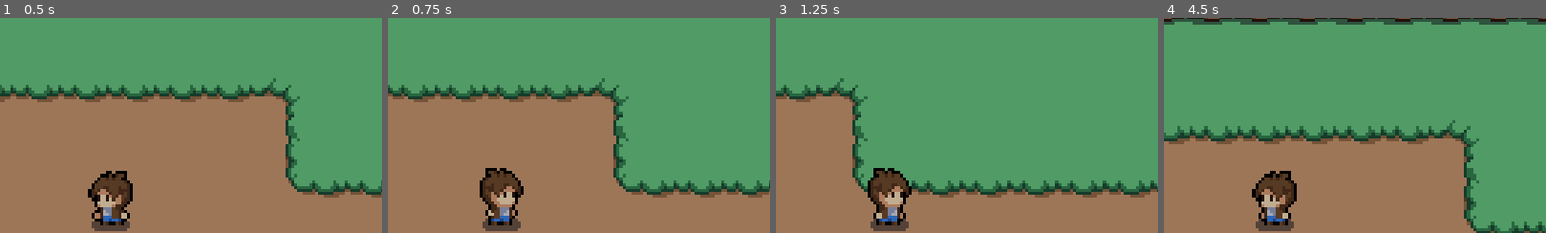
Above: before the commit, frames 1-4 (left to right).
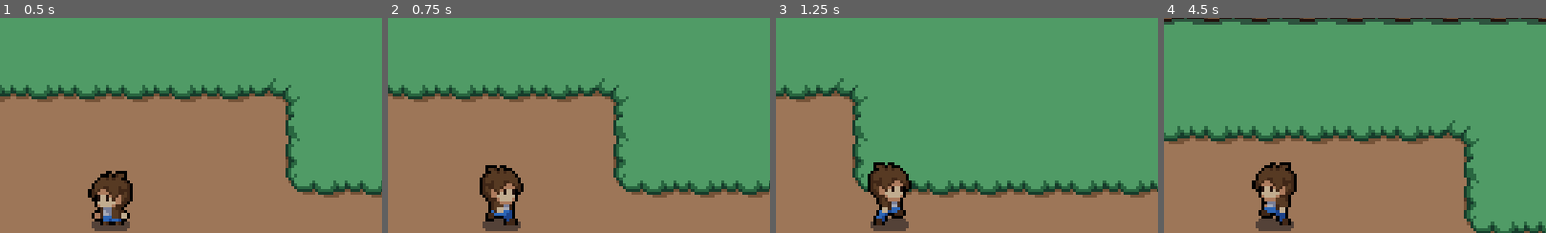
Above: after the commit, the same moments.

Repository: abconway/2drpg
Game: Godot game, scene res://scenes/world.tscn
Same seed, same stepped clock (60 frames per second), same inputs: the game is played once before the commit and once after it.
Inputs:
- Up to frame 1 (0.5 s): no input
- Up to frame 2 (0.75 s): hold Right (player_move_right) from 0.53 s (still down)
- Up to frame 3 (1.25 s): keep holding Right (player_move_right)
- Up to frame 4 (4.5 s): release Right (player_move_right) at 1.28 s; hold Down (player_move_down) 1.28-2.03 s; hold Right (player_move_right) 2.03-2.78 s; hold Up (player_move_up) 2.78-3.53 s; hold Left (player_move_left) from 3.53 s (still down)
The pictures show only the part of the screen within x 35-85%, y 3-53%; the shares and areas given below are measured in that part.

Frame 1 is identical in both runs. In frame 2, 1.3% of the frame differs, in the area x 24-36%, y 68-97%; in frame 3, 1.8%; in frame 4, 2.1%, in the area x 23-35%, y 67-97%.

Commit message:
add walking animation

Diff:
--- a/scenes/player.tscn
+++ b/scenes/player.tscn
@@ -148,6 +148,121 @@
 "transitions": PackedFloat32Array(1, 1, 1, 1, 1, 1),
 "update": 1,
 "values": [6, 7, 8, 9, 10, 11]
+}
+
+[sub_resource type="Animation" id="Animation_vdsxr"]
+resource_name = "move_right"
+length = 0.6
+loop_mode = 1
+tracks/0/type = "value"
+tracks/0/imported = false
+tracks/0/enabled = true
+tracks/0/path = NodePath("Sprite2D:frame")
+tracks/0/interp = 1
+tracks/0/loop_wrap = true
+tracks/0/keys = {
+"times": PackedFloat32Array(0, 0.1, 0.2, 0.3, 0.4, 0.5),
+"transitions": PackedFloat32Array(1, 1, 1, 1, 1, 1),
+"update": 1,
+"values": [24, 25, 26, 27, 28, 29]
+}
+tracks/1/type = "value"
+tracks/1/imported = false
+tracks/1/enabled = true
+tracks/1/path = NodePath("Sprite2D:flip_h")
+tracks/1/interp = 1
+tracks/1/loop_wrap = true
+tracks/1/keys = {
+"times": PackedFloat32Array(0, 0.6),
+"transitions": PackedFloat32Array(1, 1),
+"update": 1,
+"values": [false, false]
+}
+
+[sub_resource type="Animation" id="Animation_m1o7x"]
+resource_name = "move_down"
+length = 0.6
+loop_mode = 1
+tracks/0/type = "value"
+tracks/0/imported = false
+tracks/0/enabled = true
+tracks/0/path = NodePath("Sprite2D:frame")
+tracks/0/interp = 1
+tracks/0/loop_wrap = true
+tracks/0/keys = {
+"times": PackedFloat32Array(0, 0.1, 0.2, 0.3, 0.4, 0.5),
+"transitions": PackedFloat32Array(1, 1, 1, 1, 1, 1),
+"update": 1,
+"values": [18, 19, 20, 21, 22, 23]
+}
+tracks/1/type = "value"
+tracks/1/imported = false
+tracks/1/enabled = true
+tracks/1/path = NodePath("Sprite2D:flip_h")
+tracks/1/interp = 1
+tracks/1/loop_wrap = true
+tracks/1/keys = {
+"times": PackedFloat32Array(0, 0.6),
+"transitions": PackedFloat32Array(1, 1),
+"update": 1,
+"values": [false, false]
+}
+
+[sub_resource type="Animation" id="Animation_53sg0"]
+resource_name = "move_left"
+length = 0.6
+loop_mode = 1
+tracks/0/type = "value"
+tracks/0/imported = false
+tracks/0/enabled = true
+tracks/0/path = NodePath("Sprite2D:frame")
+tracks/0/interp = 1
+tracks/0/loop_wrap = true
+tracks/0/keys = {
+"times": PackedFloat32Array(0, 0.1, 0.2, 0.3, 0.4, 0.5),
+"transitions": PackedFloat32Array(1, 1, 1, 1, 1, 1),
+"update": 1,
+"values": [24, 25, 26, 27, 28, 29]
+}
+tracks/1/type = "value"
+tracks/1/imported = false
+tracks/1/enabled = true
+tracks/1/path = NodePath("Sprite2D:flip_h")
+tracks/1/interp = 1
+tracks/1/loop_wrap = true
+tracks/1/keys = {
+"times": PackedFloat32Array(0, 0.6),
+"transitions": PackedFloat32Array(1, 1),
+"update": 1,
+"values": [true, true]
+}
+
+[sub_resource type="Animation" id="Animation_b2oua"]
+resource_name = "move_up"
+loop_mode = 1
+tracks/0/type = "value"
+tracks/0/imported = false
+tracks/0/enabled = true
+tracks/0/path = NodePath("Sprite2D:frame")
+tracks/0/interp = 1
+tracks/0/loop_wrap = true
+tracks/0/keys = {
+"times": PackedFloat32Array(0, 0.1, 0.2, 0.3, 0.4, 0.5),
+"transitions": PackedFloat32Array(1, 1, 1, 1, 1, 1),
+"update": 1,
+"values": [30, 31, 32, 33, 34, 35]
+}
+tracks/1/type = "value"
+tracks/1/imported = false
+tracks/1/enabled = true
+tracks/1/path = NodePath("Sprite2D:flip_h")
+tracks/1/interp = 1
+tracks/1/loop_wrap = true
+tracks/1/keys = {
+"times": PackedFloat32Array(0, 0.6),
+"transitions": PackedFloat32Array(1, 1),
+"update": 1,
+"values": [false, false]
 }
 
 [sub_resource type="AnimationLibrary" id="AnimationLibrary_sbk61"]
@@ -156,7 +271,11 @@
 "idle_down": SubResource("Animation_rgv2x"),
 "idle_left": SubResource("Animation_tnb5u"),
 "idle_right": SubResource("Animation_xkonk"),
-"idle_up": SubResource("Animation_a1prw")
+"idle_up": SubResource("Animation_a1prw"),
+"move_down": SubResource("Animation_m1o7x"),
+"move_left": SubResource("Animation_53sg0"),
+"move_right": SubResource("Animation_vdsxr"),
+"move_up": SubResource("Animation_b2oua")
 }
 
 [sub_resource type="AnimationNodeAnimation" id="AnimationNodeAnimation_lb0vh"]
@@ -184,13 +303,47 @@
 max_space = Vector2(1, 1.1)
 blend_mode = 1
 
+[sub_resource type="AnimationNodeAnimation" id="AnimationNodeAnimation_gaidg"]
+animation = &"move_right"
+
+[sub_resource type="AnimationNodeAnimation" id="AnimationNodeAnimation_gffa2"]
+animation = &"move_up"
+
+[sub_resource type="AnimationNodeAnimation" id="AnimationNodeAnimation_dw3a2"]
+animation = &"move_left"
+
+[sub_resource type="AnimationNodeAnimation" id="AnimationNodeAnimation_llrrg"]
+animation = &"move_down"
+
+[sub_resource type="AnimationNodeBlendSpace2D" id="AnimationNodeBlendSpace2D_cramt"]
+blend_point_0/node = SubResource("AnimationNodeAnimation_gaidg")
+blend_point_0/pos = Vector2(1, 0)
+blend_point_1/node = SubResource("AnimationNodeAnimation_gffa2")
+blend_point_1/pos = Vector2(0, -1.1)
+blend_point_2/node = SubResource("AnimationNodeAnimation_dw3a2")
+blend_point_2/pos = Vector2(-1, 0)
+blend_point_3/node = SubResource("AnimationNodeAnimation_llrrg")
+blend_point_3/pos = Vector2(0, 1.1)
+min_space = Vector2(-1, -1.1)
+max_space = Vector2(1, 1.1)
+blend_mode = 1
+
 [sub_resource type="AnimationNodeStateMachineTransition" id="AnimationNodeStateMachineTransition_55s1b"]
 advance_mode = 2
+
+[sub_resource type="AnimationNodeStateMachineTransition" id="AnimationNodeStateMachineTransition_puabl"]
+advance_mode = 0
+
+[sub_resource type="AnimationNodeStateMachineTransition" id="AnimationNodeStateMachineTransition_pt6w4"]
+reset = false
+advance_mode = 0
 
 [sub_resource type="AnimationNodeStateMachine" id="AnimationNodeStateMachine_xde8f"]
 states/idle/node = SubResource("AnimationNodeBlendSpace2D_uh7to")
 states/idle/position = Vector2(479.5, 100.75)
-transitions = ["Start", "idle", SubResource("AnimationNodeStateMachineTransition_55s1b")]
+states/walk/node = SubResource("AnimationNodeBlendSpace2D_cramt")
+states/walk/position = Vector2(669.5, 100.375)
+transitions = ["Start", "idle", SubResource("AnimationNodeStateMachineTransition_55s1b"), "idle", "walk", SubResource("AnimationNodeStateMachineTransition_puabl"), "walk", "idle", SubResource("AnimationNodeStateMachineTransition_pt6w4")]
 
 [node name="Player" type="CharacterBody2D"]
 script = ExtResource("1_wl6eu")
@@ -219,3 +372,4 @@
 advance_expression_base_node = NodePath("")
 anim_player = NodePath("../AnimationPlayer")
 parameters/idle/blend_position = Vector2(-0.000938058, 0.0141479)
+parameters/walk/blend_position = Vector2(0.266417, 0.101316)
--- a/scripts/player.gd
+++ b/scripts/player.gd
@@ -16,8 +16,10 @@
 		Input.get_axis("player_move_up", "player_move_down"),
 	)
 	if direction == Vector2.ZERO:
+		playback.travel("idle")
 		set_blend_pos(previous_direction)
 	else:
+		playback.travel("walk")
 		previous_direction = direction
 		set_blend_pos(direction)
 	velocity = direction * SPEED
@@ -26,3 +28,4 @@
 
 func set_blend_pos(p: Vector2) -> void:
 	animation_tree.set("parameters/idle/blend_position", p)
+	animation_tree.set("parameters/walk/blend_position", p)
Not shown: 1 places in scenes/player.tscn that only renumber resources
